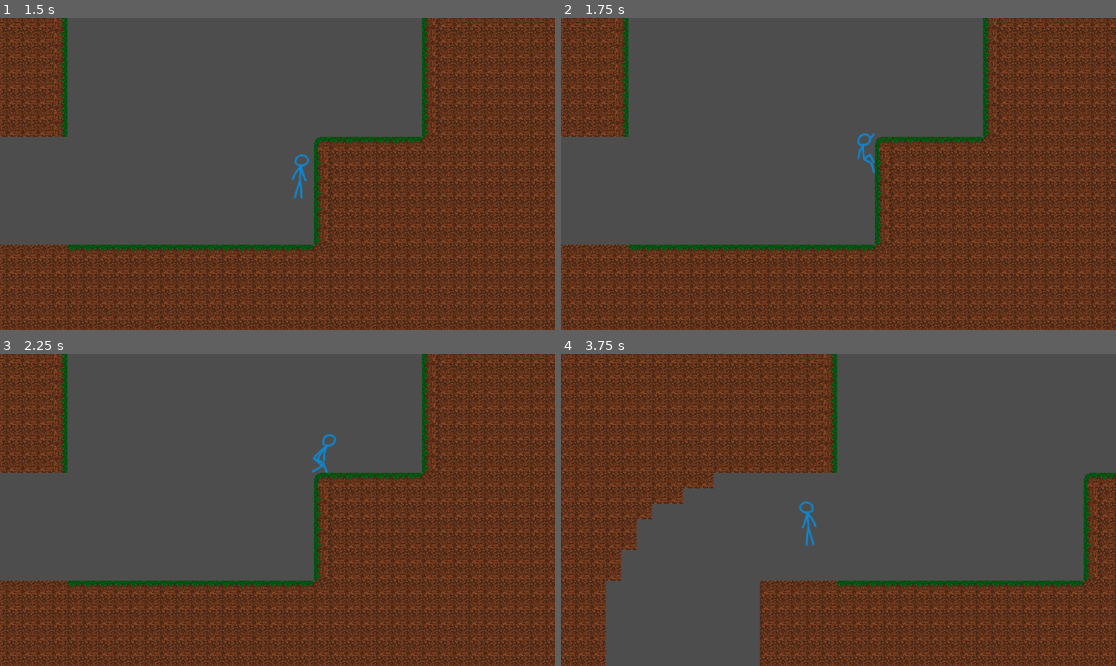
Above: before the commit, frames 1-4 (two rows, left to right).
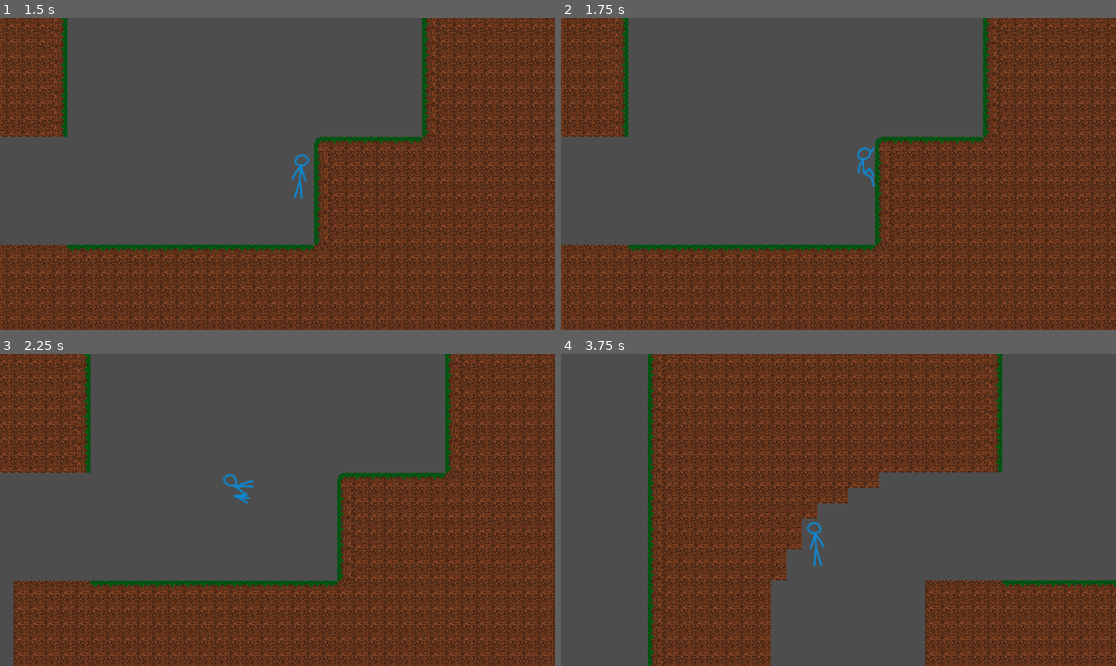
Above: after the commit, the same moments.

Repository: ld000/silksong_tutorial
Game: Godot game, scene res://assets/scenes/levels/pixel_level.tscn
Two runs of this game, one before a commit and one after it. Both use one fixed random seed, a clock stepped at 60 frames per second and the inputs below. This scene is started directly instead of the project's main scene.
Inputs:
- Up to frame 1 (1.5 s): hold Right (move_right) from 0.53 s (still down); tap Shift (sprint) at 0.6 s; tap Space (jump) at 0.77, 0.8, 1.07, 1.35 s
- Up to frame 2 (1.75 s): keep holding Right (move_right); tap Space (jump) at 1.52 s; tap Shift (sprint) at 1.55 s
- Up to frame 3 (2.25 s): tap Space (jump) at 1.82 s; release Right (move_right) at 2.03 s; hold Left (move_left) from 2.03 s (still down); tap Shift (sprint) at 2.1 s
- Up to frame 4 (3.75 s): keep holding Left (move_left); tap Space (jump) at 2.3, 3.02, 3.32, 3.6 s; tap Shift (sprint) at 2.85 s

Frame 1 is identical in both runs. In frame 2, 0.3% of the frame differs, in the area x 53-57%, y 36-55%; in frame 3, 23%; in frame 4, 60%, in the area x 0-100%, y 0-100%.

Commit message:
Add wall climb and dash mechanics, update README
Co-Authored-By: Claude Sonnet 4.6 <noreply@anthropic.com>

Diff:
--- a/assets/prefabs/player/player_controller(pixel).tscn
+++ b/assets/prefabs/player/player_controller(pixel).tscn
@@ -494,7 +494,7 @@
 [node name="CoyoteTimer" type="Timer" parent="." unique_id=344932223]
 unique_name_in_owner = true
 process_callback = 0
-wait_time = 0.2
+wait_time = 0.1
 one_shot = true
 
 [node name="FloatCooldown" type="Timer" parent="." unique_id=706215801]
@@ -517,3 +517,9 @@
 unique_name_in_owner = true
 position = Vector2(0, -11)
 target_position = Vector2(14, 0)
+
+[node name="DashCooldown" type="Timer" parent="." unique_id=1246356545]
+unique_name_in_owner = true
+process_callback = 0
+wait_time = 0.1
+one_shot = true
--- a/assets/scripts/player/player_controller(pixel).gd
+++ b/assets/scripts/player/player_controller(pixel).gd
@@ -28,6 +28,10 @@
 const WALL_SLIDE_VELOCITY = 500.0
 const WALL_JUMP_LENGTH := 30.0
 const WALL_JUMP_VELOCITY := -500.0
+const WALL_CLIMB_VELOCITY := -300.0
+const WALL_CLIMB_LENGTH := 65.0
+const DASH_LENGTH := 100.0
+const DASH_VELOCITY := 600.0
 
 @onready var animated_sprite: AnimatedSprite2D = %AnimatedSprite
 @onready var coyote_timer: Timer = %CoyoteTimer
@@ -36,11 +40,14 @@
 @onready var ledge_climb_ray_cast: RayCast2D = %LedgeClimbRayCast
 @onready var ledge_space_ray_cast: RayCast2D = %LedgeSpaceRayCast
 @onready var wall_slide_ray_cast: RayCast2D = %WallSlideRayCast
+@onready var dash_cooldown: Timer = %DashCooldown
 
 var active_state := STATE.FALL
 var can_double_jump := false
 var facing_direction := 1.0
 var saved_position := Vector2.ZERO
+var can_dash := false
+var dash_jump_buffer := false
 
 func _ready() -> void:
 	switch_state(active_state)
@@ -63,6 +70,7 @@
 
 		STATE.FLOOR:
 			can_double_jump = true
+			can_dash = true
 
 		STATE.JUMP:
 			animated_sprite.play("jump")
@@ -90,17 +98,36 @@
 		STATE.LEDGE_JUMP:
 			animated_sprite.play("double_jump")
 			velocity.y = LEDGE_JUMP_VELOCITY
+			can_dash = true
 
 		STATE.WALL_SLIDE:
 			animated_sprite.play("wall_slide")
 			velocity.y = 0
 			can_double_jump = true
+			can_dash = true
 
 		STATE.WALL_JUMP:
 			animated_sprite.play("jump")
 			velocity.y = WALL_JUMP_VELOCITY
 			set_facing_direction(-facing_direction)
 			saved_position = position
+
+		STATE.WALL_CLIMB:
+			animated_sprite.play("wall_climb")
+			velocity.y = WALL_CLIMB_VELOCITY
+			saved_position = position
+
+		STATE.DASH:
+			if dash_cooldown.time_left > 0:
+				active_state = previous_state
+				return
+			animated_sprite.play("dash")
+			velocity.y = 0
+			set_facing_direction(signf(Input.get_axis("move_left", "move_right")))
+			velocity.x = facing_direction * DASH_VELOCITY
+			saved_position = position
+			can_dash = previous_state == STATE.FLOOR or previous_state == STATE.WALL_SLIDE
+			dash_jump_buffer = false
 
 func process_state(delta: float) -> void:
 	match active_state:
@@ -121,6 +148,8 @@
 				switch_state(STATE.LEDGE_CLIMB)
 			elif is_input_toward_facing() and can_wall_slide():
 				switch_state(STATE.WALL_SLIDE)
+			elif Input.is_action_just_pressed("sprint") and can_dash:
+				switch_state(STATE.DASH)
 
 		STATE.FLOOR:
 			if Input.get_axis("move_left", "move_right"):
@@ -133,6 +162,8 @@
 				switch_state(STATE.FALL)
 			elif Input.is_action_just_pressed("jump"):
 				switch_state(STATE.JUMP)
+			elif Input.is_action_just_pressed("sprint"):
+				switch_state(STATE.DASH)
 
 		STATE.JUMP, STATE.DOUBLE_JUMP, STATE.LEDGE_JUMP, STATE.WALL_JUMP:
 			velocity.y = move_toward(velocity.y, 0, JUMP_DECELERATION * delta)
@@ -149,6 +180,10 @@
 			if Input.is_action_just_released("jump") or velocity.y >0:
 				velocity.y = 0
 				switch_state(STATE.FALL)
+			elif Input.is_action_just_pressed("jump"):
+				switch_state(STATE.DOUBLE_JUMP)
+			elif Input.is_action_just_pressed("sprint") and can_dash:
+				switch_state(STATE.DASH)
 
 		STATE.FLOAT:
 			velocity.y = move_toward(velocity.y, FLOAT_VELOCITY, FLOAT_GRAVITY * delta)
@@ -163,6 +198,8 @@
 				switch_state(STATE.LEDGE_CLIMB)
 			elif is_input_toward_facing() and can_wall_slide():
 				switch_state(STATE.WALL_SLIDE)
+			elif Input.is_action_just_pressed("sprint") and can_dash:
+				switch_state(STATE.DASH)
 
 		STATE.LEDGE_CLIMB:
 			if not animated_sprite.is_playing():
@@ -190,6 +227,39 @@
 				switch_state(STATE.FALL)
 			elif Input.is_action_just_pressed("jump"):
 				switch_state(STATE.WALL_JUMP)
+			elif Input.is_action_just_pressed("sprint"):
+				if is_input_toward_facing():
+					switch_state(STATE.WALL_CLIMB)
+				else:
+					set_facing_direction(-facing_direction)
+					switch_state(STATE.DASH)
+
+		STATE.WALL_CLIMB:
+			var distance := absf(position.y - saved_position.y)
+			if distance >= WALL_JUMP_LENGTH or is_on_ceiling():
+				velocity.y = 0
+				switch_state(STATE.WALL_SLIDE)
+			elif is_ledge():
+				switch_state(STATE.LEDGE_JUMP)
+
+		STATE.DASH:
+			dash_cooldown.start()
+			if is_on_floor():
+				coyote_timer.start()
+			if Input.is_action_just_pressed("jump"):
+				dash_jump_buffer = true
+			var distance := absf(position.x - saved_position.x)
+			if distance >= DASH_LENGTH or signf(get_last_motion().x) != facing_direction:
+				if dash_jump_buffer and coyote_timer.time_left > 0:
+					switch_state(STATE.JUMP)
+				elif is_on_floor():
+					switch_state(STATE.FLOOR)
+				else:
+					switch_state(STATE.FALL)
+			elif is_ledge() and is_space():
+				switch_state(STATE.LEDGE_JUMP)
+			elif can_wall_slide():
+				switch_state(STATE.WALL_SLIDE)
 
 func handle_movement(input_direction: float = 0) -> void:
 	if input_direction == 0:
Not shown, changed: README.md
